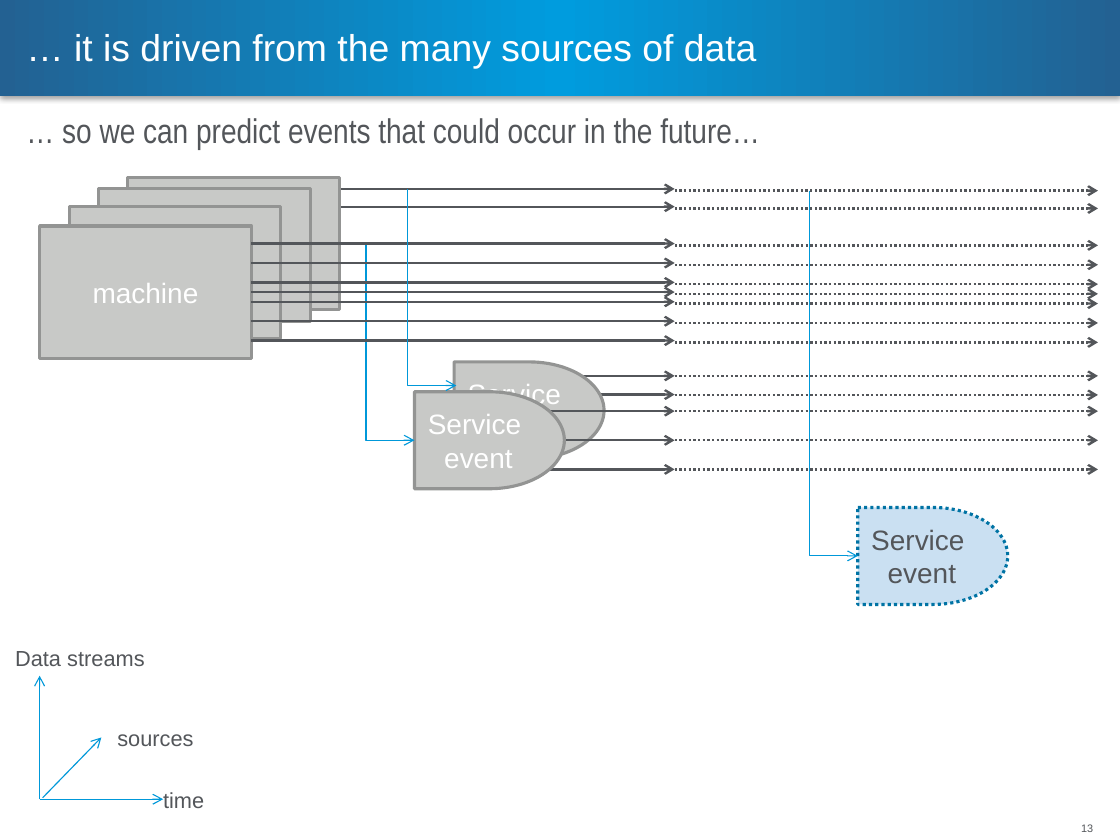
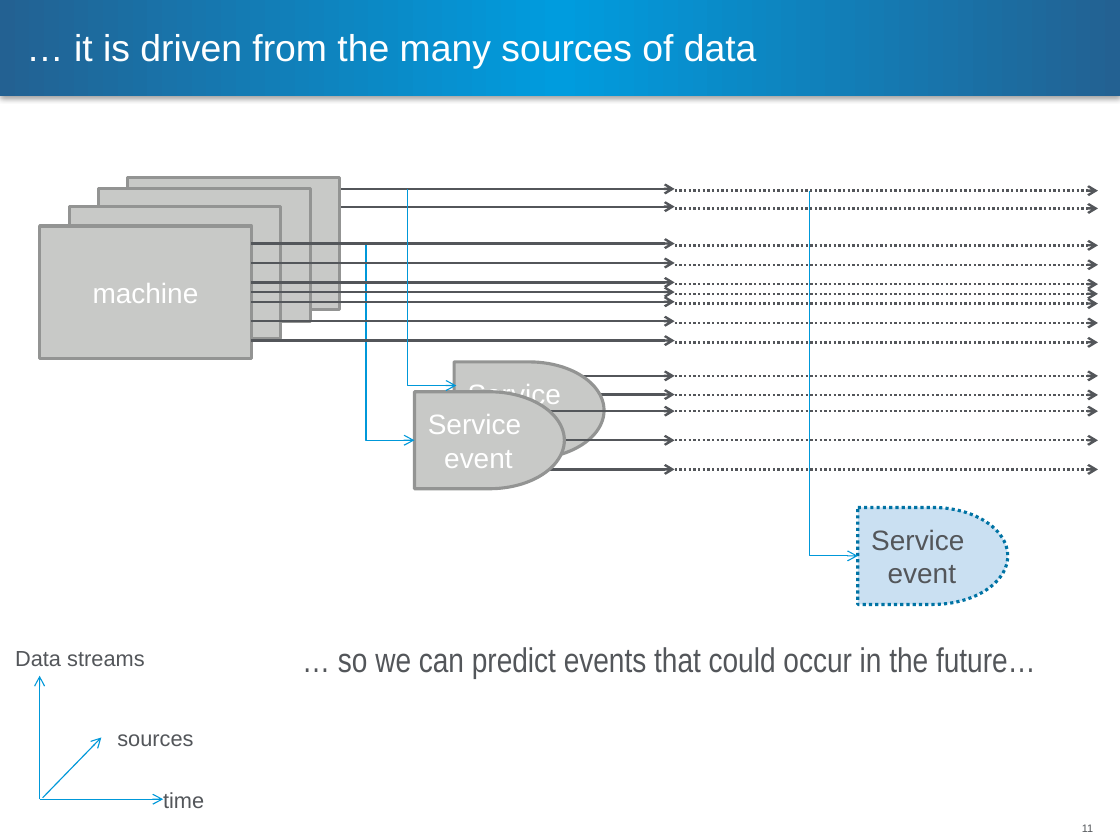
Before and after one commit to steveghee/hippy, a slide deck: slide 11 of journal.pptx (slide 13 before the commit). Drawn at 1120x840 pixels with LibreOffice and Linux fonts; fonts in the diff are those of the drawing; background and template pictures are left out. Boxes give left, top, right and bottom in pixels: in the first picture for what was removed or moved away, otherwise in the second. Text is boxed around its words. In the diff, an @@ line names an element or a change of style, - is before the commit and + after.

```diff
--- a/journal.pptx
+++ b/journal.pptx
@@ subtitle "… so we can predict ...": place and size @@
-subtitle "… so we can predict ..." at box(62, 118, 760, 150)
+subtitle "… so we can predict ..." at box(338, 647, 1036, 678)
@@ page number at box(1082, 824, 1093, 832): text changed @@
-13
+11
```
Also in this commit, not shown: 2 other slides changed, 1 slide added, 2 slides removed.
